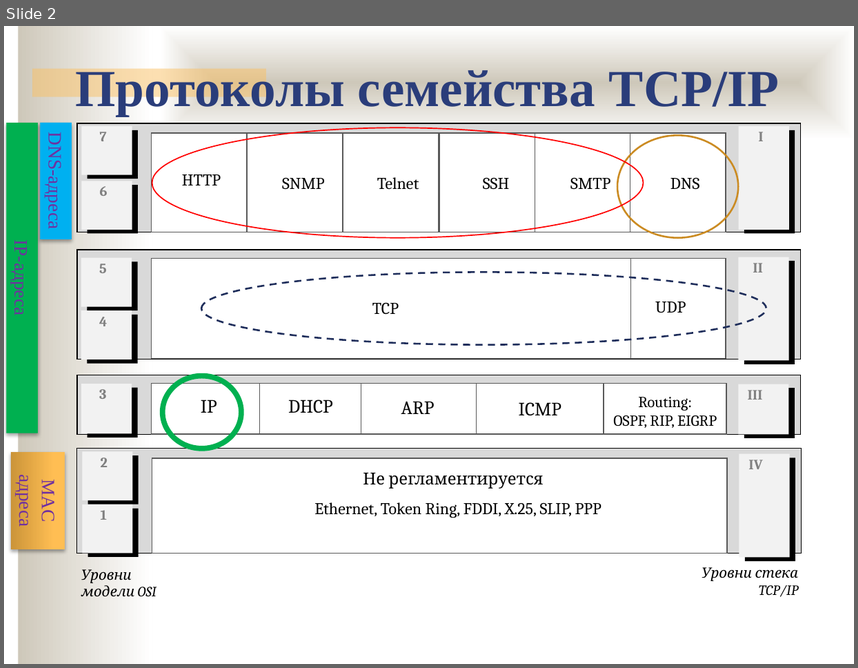
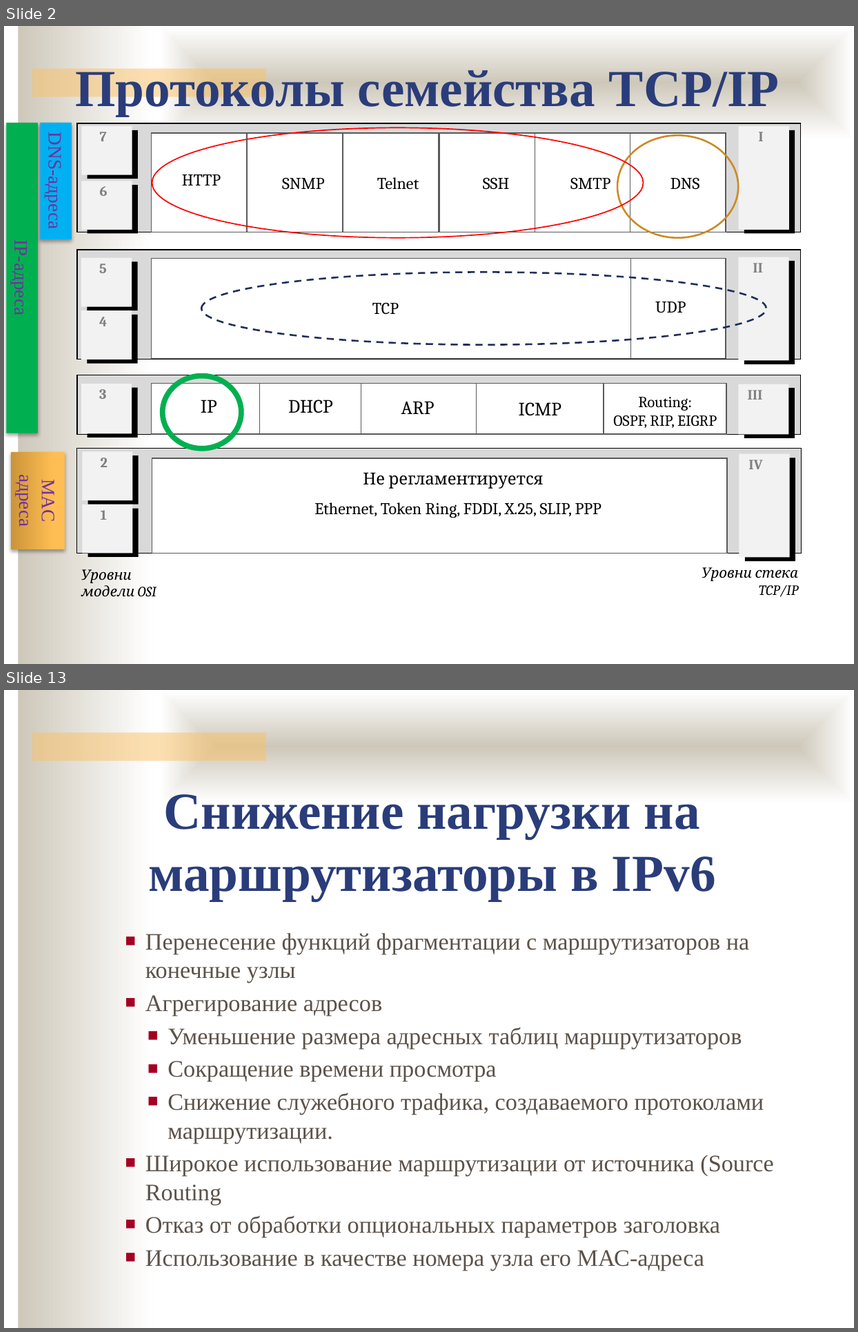
Before and after one commit to ukoloff/nets, a slide deck: lecture/15.pptx. Shown one above the other, each under a label of ours: slide 2 before the commit, slides 2 and 13 after it; the slides between them are not shown. The pictures are 858x668 and 858x1332 pixels, drawn with LibreOffice and Linux fonts; fonts in the diff are those of the drawing; background and template pictures are left out. Boxes give left, top, right and bottom in pixels: in the first picture for what was removed or moved away, otherwise in the second. Text is boxed around its words. In the diff, an @@ line names an element or a change of style, - is before the commit and + after.

```diff
--- a/lecture/15.pptx
+++ b/lecture/15.pptx
@@ slide 13 added at box(4, 690, 854, 1328), background #FFFFFF; not listed: 3 template elements that a slide beside it also shows @@
@@ text added at box(148, 794, 716, 901), 44 pt, text #2A3D7A, bold @@
+Снижение нагрузки на маршрутизаторы в IPv6
@@ text added at box(145, 933, 774, 1270), 20 pt, text #5B5249 @@
+■ Перенесение функций фрагментации с маршрутизаторов на конечные узлы
+■ Агрегирование адресов
+  ■ Уменьшение размера адресных таблиц маршрутизаторов
+  ■ Сокращение времени просмотра
+  ■ Снижение служебного трафика, создаваемого протоколами маршрутизации.
+■ Широкое использование маршрутизации от источника (Source Routing
+■ Отказ от обработки опциональных параметров заголовка
+■ Использование в качестве номера узла его МАС-адреса
```
Also in this commit, not shown: 14 other slides added, 1 slide removed.
